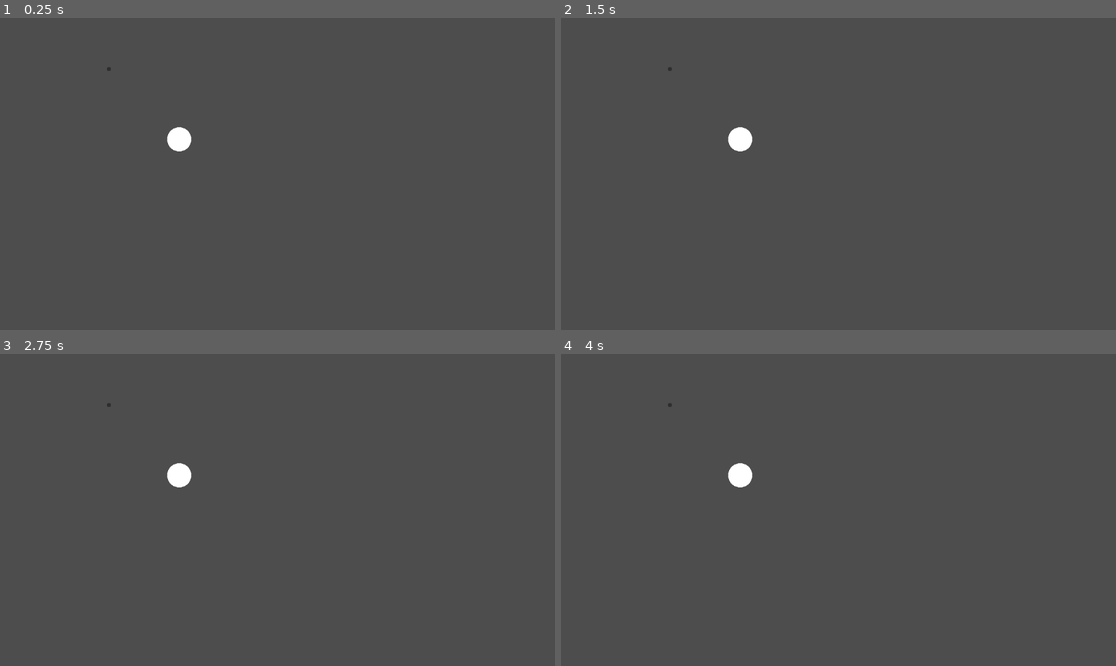
Above: before the commit, frames 1-4 (two rows, left to right).
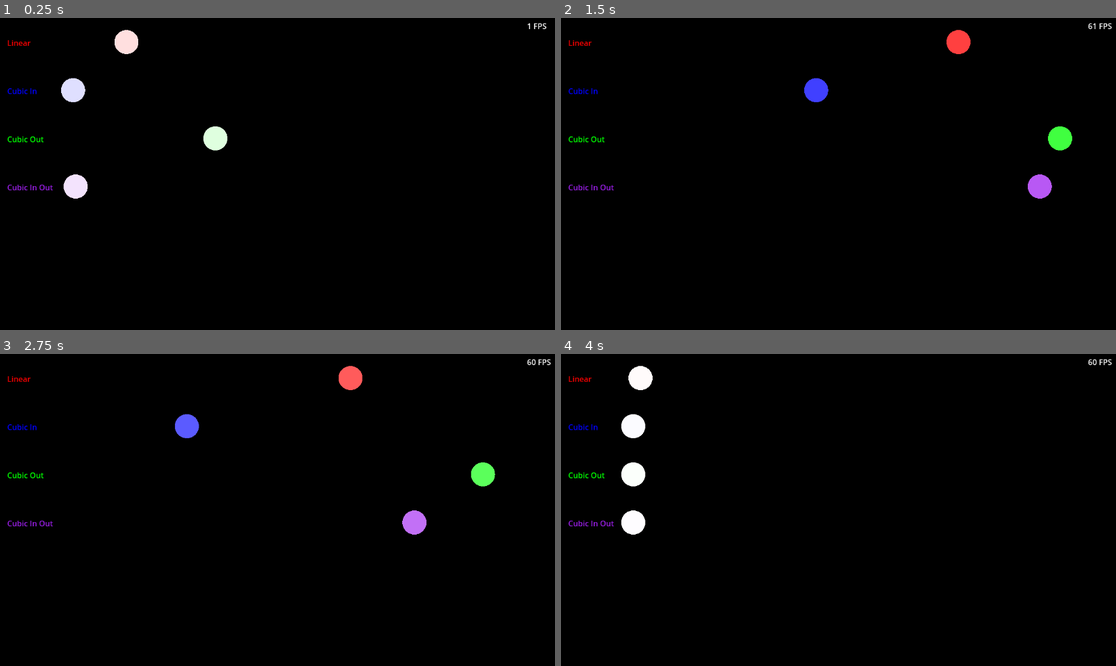
Above: after the commit, the same moments.

Repository: MagikBased/Libre-Shapes-and-Graphs
Game: Godot game, scene res://Scenes/main.tscn
Two runs of this game, one before a commit and one after it. Both use one fixed random seed, a clock stepped at 60 frames per second and the inputs below.
Inputs:
- Up to frame 1 (0.25 s): no input
- Up to frame 2 (1.5 s): no input
- Up to frame 3 (2.75 s): no input
- Up to frame 4 (4 s): no input

The runs differ from the first frame. In frame 1, 100% of the frame differs, in the area x 0-100%, y 0-100%; in frame 2, 100%; in frame 3, 100%; in frame 4, 100%.

Commit message:
Cubic Motion for circles finished

Diff:
--- a/Scenes/main.tscn
+++ b/Scenes/main.tscn
@@ -1,10 +1,10 @@
-[gd_scene load_steps=3 format=3 uid="uid://baijyjl3w27nx"]
+[gd_scene load_steps=4 format=3 uid="uid://baijyjl3w27nx"]
 
 [ext_resource type="Script" path="res://Scripts/main.gd" id="1_k1c15"]
 [ext_resource type="PackedScene" uid="uid://cvyh5wm8amh00" path="res://Scenes/color_picker_button.tscn" id="2_0hx8j"]
+[ext_resource type="Script" path="res://Scripts/FPSLabel.gd" id="3_npdse"]
 
 [node name="Main" type="Node2D"]
-position = Vector2(222, 102)
 script = ExtResource("1_k1c15")
 
 [node name="UI" type="Control" parent="."]
@@ -14,5 +14,14 @@
 offset_bottom = 40.0
 
 [node name="ColorPickerButton" parent="UI" instance=ExtResource("2_0hx8j")]
+visible = false
 layout_mode = 0
 color = Color(1, 1, 1, 1)
+
+[node name="FPSLabel" type="Label" parent="UI"]
+layout_mode = 0
+offset_left = 1094.0
+offset_top = 5.0
+offset_right = 1134.0
+offset_bottom = 28.0
+script = ExtResource("3_npdse")
--- a/Scripts/Circle.gd
+++ b/Scripts/Circle.gd
@@ -1,5 +1,6 @@
 class_name Circle
 extends Shape
 
+
 func _draw():
 	draw_circle(Vector2.ZERO, size.x / 2, color)
--- /dev/null
+++ b/Scripts/FPSLabel.gd
@@ -0,0 +1,9 @@
+extends Label
+
+
+# Reference to the label
+@onready var fps_label = $"."
+
+func _process(_delta):
+	# Display the current FPS rounded to no decimal places.
+	fps_label.text = str(int(Engine.get_frames_per_second())) + " FPS"
--- a/Scripts/MotionController.gd
+++ b/Scripts/MotionController.gd
@@ -1,31 +1,120 @@
+class_name MotionController
 extends Node
 
-var target: Node2D = null :set = set_target, get = get_target
 
-# Lerp properties
+var target: Node2D
+
+var current_t_index = 0
+var position_easing = "Linear"
+var color_easing = "Linear"
+
 var start_position: Vector2
 var end_position: Vector2
 var lerp_duration: float = 2.0
-var lerp_elapsed: float = 0.0
+var position_elapsed: float = 0.0
+var color_elapsed: float = 0.0
 var is_lerping: bool = false
+var is_lerping_color: bool = false
+
+var cubic_control_points = []
+
+var reverse_position: bool = false
+var reverse_color: bool = false
+var loop: bool = false
+
+var start_color: Color
+var end_color: Color
+var rainbow_colors = [Color(1, 0, 0), Color(1, 0.5, 0), Color(1, 1, 0), Color(0, 1, 0), Color(0, 0, 1), Color(0.5, 0, 1), Color(1, 0, 1)]
 
 func set_target(value):
 	target = value
 	start_position = target.position
 
-func get_target():
-	pass
+func apply_easing(t:float, easingType: String):
+	match easingType:
+		"Linear":
+			return t
+		"CubicIn":
+			return t**3
+		"CubicOut":
+			return 1-((1-t)**3)
+		"CubicInOut":
+			return 4*(t**3)*(1- round(t)) + (1-4*((1-t)**3))*round(t)
 
-func start_lerp_to(end_pos: Vector2):
+func start_lerp_to(end_pos: Vector2, easing: String = "Linear", should_reverse: bool = false, should_loop:bool = false):
 	end_position = end_pos
-	lerp_elapsed = 0
+	position_elapsed = 0
 	is_lerping = true
+	position_easing = easing
+	reverse_position = should_reverse
+	loop = should_loop
+
+func start_cubic_lerp(p0: Vector2, p1: Vector2, p2: Vector2, p3: Vector2):
+	cubic_control_points = [p0, p1, p2, p3]
+	position_elapsed = 0
+	is_lerping = true
+
+func cubic_lerp(t: float, points: Array) -> Vector2:
+	var a = (1 - t) * (1 - t) * (1 - t)
+	var b = 3 * (1 - t) * (1 - t) * t
+	var c = 3 * (1 - t) * t * t
+	var d = t * t * t
+	return a * points[0] + b * points[1] + c * points[2] + d * points[3]
+
+func start_color_lerp(start_col:Color, end_col: Color, easing: String = "Linear", should_reverse: bool = false, should_loop:bool = false):
+	start_color = start_col
+	end_color = end_col
+	color_elapsed = 0
+	is_lerping_color = true
+	color_easing = easing
+	reverse_color = should_reverse
+	loop = should_loop
+
+
+func start_rainbow_lerp():
+	start_color = rainbow_colors[0]
+	current_t_index = 0
+	end_color = rainbow_colors[1]
+	color_elapsed = 0
+	is_lerping_color = true
+
+func color_interpolate(t: float, start_col: Color, end_col: Color) -> Color:
+	var r = start_col.r + t * (end_col.r - start_col.r)
+	var g = start_col.g + t * (end_col.g - start_col.g)
+	var b = start_col.b + t * (end_col.b - start_col.b)
+	var a = start_col.a + t * (end_col.a - start_col.a)
+	return Color(r, g, b, a)
 
 func _process(delta):
 	if is_lerping:
-		lerp_elapsed += delta
-		var t = clamp(lerp_elapsed / lerp_duration, 0, 1)
-		target.position = start_position.lerp(end_position, t)
+		position_elapsed += delta if reverse_position else -delta
+		var raw_t_position = clamp(position_elapsed / lerp_duration, 0, 1)
+		var t_position = apply_easing(raw_t_position,position_easing)
+		#print(t_position)
+		if cubic_control_points.size() == 4:
+			target.position = cubic_lerp(t_position,cubic_control_points)
+		else:
+			target.position = start_position.lerp(end_position, t_position)
+		if t_position == 1 or t_position == 0:
+			reverse_position = !reverse_position
+			if !(loop):
+				is_lerping = false
+			cubic_control_points.clear()
 
-		if t == 1:
-			is_lerping = false
+	if is_lerping_color:
+		color_elapsed += delta if reverse_color else -delta
+		var raw_t_color = clamp(color_elapsed / lerp_duration,0,1)
+		var t_color = apply_easing(raw_t_color,color_easing)
+		var did_toggle = false
+		target.modulate = color_interpolate(t_color,start_color,end_color)
+		if (t_color == 1 or t_color ==0) and !did_toggle:
+			reverse_color = !reverse_color
+			did_toggle = true
+		else:
+			did_toggle = false
+		if !(loop):
+			is_lerping_color = false
+			#start_color = rainbow_colors[current_t_index]
+			#current_t_index = (current_t_index+1) % rainbow_colors.size()
+			#end_color = rainbow_colors[current_t_index]
+			color_elapsed = 0
--- a/Scripts/Shape.gd
+++ b/Scripts/Shape.gd
@@ -5,6 +5,8 @@
 var size: Vector2 = Vector2(50, 50)
 var lifetime: float
 
+#func set_color()
+
 func _draw():
 	# Override this method in derived classes
 	pass
--- a/Scripts/Spawner.gd
+++ b/Scripts/Spawner.gd
@@ -1,15 +1,16 @@
 class_name Spawner
 extends Node2D
 
-func spawn_shape(shape_type: String, position: Vector2):
+func spawn_shape(shape_type: String, pos: Vector2, color: Color):
 	var shape = load("res://Scripts/" + shape_type + ".gd").new()
-	shape.position = position
+	shape.position = pos
+	shape.color = color
 	add_child(shape)
 	return shape
 
-func spawn_graph(graph_type: String, position: Vector2, data_points):
+func spawn_graph(graph_type: String, pos: Vector2, data_points):
 	var graph = load("res://Scripts/" + graph_type + ".gd").new()
-	graph.position = position
+	graph.position = pos
 	graph.data_points = data_points
 	add_child(graph)
 	return graph
--- a/Scripts/main.gd
+++ b/Scripts/main.gd
@@ -1,14 +1,74 @@
 extends Node2D
 
 var spawner = Spawner.new()
-var circle1 = spawner.spawn_shape("Circle", Vector2(150, 150))
+var circle1 = spawner.spawn_shape("Circle", Vector2(150,50),Color.WHITE)
+var circle1_mc = MotionController.new()
+var circle2 = spawner.spawn_shape("Circle", Vector2(150,150),Color.WHITE)
+var circle2_mc = MotionController.new()
+var circle3 = spawner.spawn_shape("Circle", Vector2(150,250),Color.WHITE)
+var circle3_mc = MotionController.new()
+var circle4 = spawner.spawn_shape("Circle", Vector2(150,350),Color.WHITE)
+var circle4_mc = MotionController.new()
+
+func cubic_motion():
+	var linearLabel = Label.new()
+	linearLabel.text = "Linear"
+	linearLabel.position = Vector2(15,40)
+	linearLabel.vertical_alignment = VERTICAL_ALIGNMENT_CENTER
+	linearLabel.modulate = Color.RED
+	add_child(linearLabel)
+
+	var cubicInLabel = Label.new()
+	cubicInLabel.text = "Cubic In"
+	cubicInLabel.position = Vector2(15,140)
+	cubicInLabel.vertical_alignment = VERTICAL_ALIGNMENT_CENTER
+	cubicInLabel.modulate = Color.BLUE
+	add_child(cubicInLabel)
+
+	var cubicOutLabel = Label.new()
+	cubicOutLabel.text = "Cubic Out"
+	cubicOutLabel.position = Vector2(15,240)
+	cubicOutLabel.vertical_alignment = VERTICAL_ALIGNMENT_CENTER
+	cubicOutLabel.modulate = Color.GREEN
+	add_child(cubicOutLabel)
+
+	var cubicInOutLabel = Label.new()
+	cubicInOutLabel.text = "Cubic In Out"
+	cubicInOutLabel.position = Vector2(15,340)
+	cubicInOutLabel.vertical_alignment = VERTICAL_ALIGNMENT_CENTER
+	cubicInOutLabel.modulate = Color.PURPLE
+	add_child(cubicInOutLabel)
+
+	add_child(spawner)
+	circle1_mc.set_target(circle1)
+	add_child(circle1_mc)
+	circle2_mc.set_target(circle2)
+	add_child(circle2_mc)
+	circle3_mc.set_target(circle3)
+	add_child(circle3_mc)
+	circle4_mc.set_target(circle4)
+	add_child(circle4_mc)
+	circle1_mc.start_lerp_to(Vector2(1050,50),"Linear",true,true)
+	circle2_mc.start_lerp_to(Vector2(1050,150),"CubicIn",true,true)
+	circle3_mc.start_lerp_to(Vector2(1050,250),"CubicOut",true,true)
+	circle4_mc.start_lerp_to(Vector2(1050,350),"CubicInOut",true,true)
+	circle1_mc.start_color_lerp(Color.WHITE, Color.RED,"Linear",true,true)
+	circle2_mc.start_color_lerp(Color.WHITE, Color.BLUE,"Linear",true,true)
+	circle3_mc.start_color_lerp(Color.WHITE, Color.GREEN,"Linear",true,true)
+	circle4_mc.start_color_lerp(Color.WHITE, Color.PURPLE,"Linear",true,true)
+	#circle1_mc.start_rainbow_lerp()
+	#circle1_mc.start_cubic_lerp(Vector2(50,50),Vector2(250,50),Vector2(500,50),Vector2(1050,50))
+	#circle2_mc.start_cubic_lerp(Vector2(50,150),Vector2(383,150),Vector2(716,150),Vector2(1050,150))
 
 func _ready():
-	add_child(spawner)
+	cubic_motion()
 
 
 func _process(_delta):
 	pass
-
 func _draw():
 	pass
+
+func _input(event):
+	if event.is_action_pressed("Reset"):
+		get_tree().reload_current_scene()
--- a/project.godot
+++ b/project.godot
@@ -14,3 +14,25 @@
 run/main_scene="res://Scenes/main.tscn"
 config/features=PackedStringArray("4.1", "Forward Plus")
 config/icon="res://icon.svg"
+
+[input]
+
+Reset={
+"deadzone": 0.5,
+"events": [Object(InputEventKey,"resource_local_to_scene":false,"resource_name":"","device":-1,"window_id":0,"alt_pressed":false,"shift_pressed":false,"ctrl_pressed":false,"meta_pressed":false,"pressed":false,"keycode":0,"physical_keycode":82,"key_label":0,"unicode":114,"echo":false,"script":null)
+]
+}
+"Next Scene"={
+"deadzone": 0.5,
+"events": [Object(InputEventKey,"resource_local_to_scene":false,"resource_name":"","device":-1,"window_id":0,"alt_pressed":false,"shift_pressed":false,"ctrl_pressed":false,"meta_pressed":false,"pressed":false,"keycode":0,"physical_keycode":4194321,"key_label":0,"unicode":0,"echo":false,"script":null)
+]
+}
+"Previous Scene"={
+"deadzone": 0.5,
+"events": [Object(InputEventKey,"resource_local_to_scene":false,"resource_name":"","device":-1,"window_id":0,"alt_pressed":false,"shift_pressed":false,"ctrl_pressed":false,"meta_pressed":false,"pressed":false,"keycode":0,"physical_keycode":4194319,"key_label":0,"unicode":0,"echo":false,"script":null)
+]
+}
+
+[rendering]
+
+environment/defaults/default_clear_color=Color(0, 0, 0, 1)
